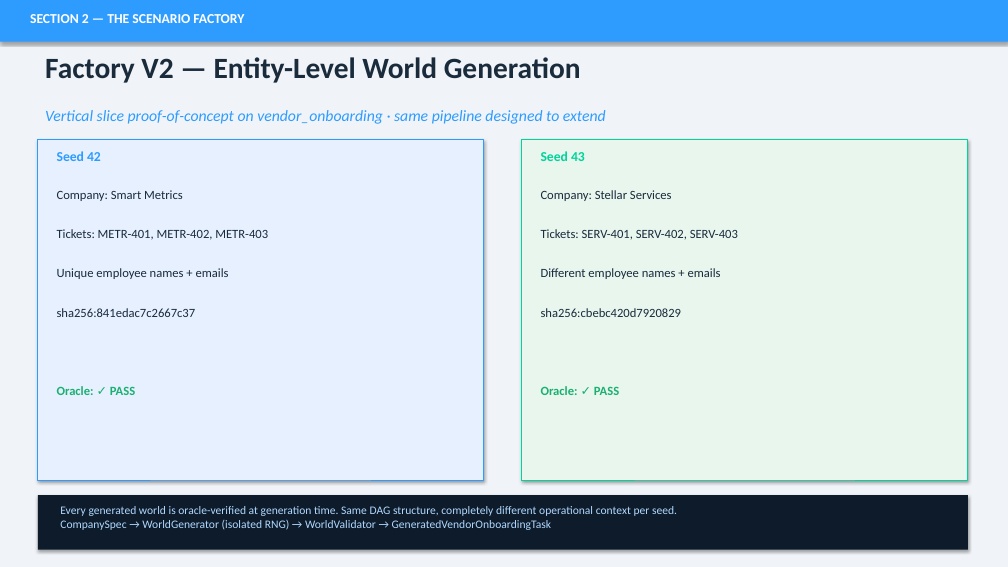
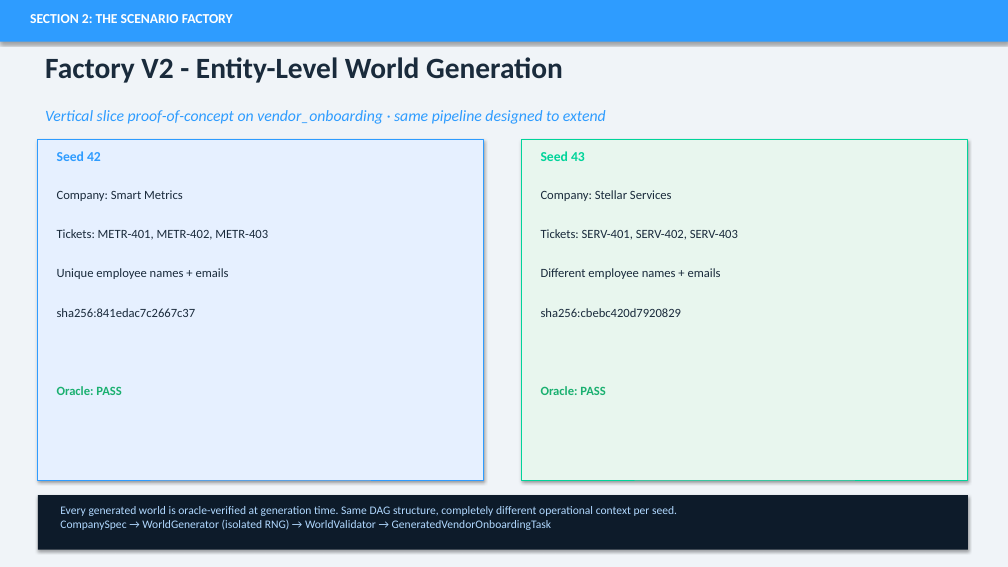
Before and after one commit to Gourang5/enterprise-marl-benchmark, a slide deck: slide 17 of deliverables/enterprise_marl_benchmark.pptx. Drawn at 1008x567 pixels with LibreOffice and Linux fonts; fonts in the diff are those of the drawing. Boxes give left, top, right and bottom in pixels: in the first picture for what was removed or moved away, otherwise in the second. Text is boxed around its words. In the diff, an @@ line names an element or a change of style, - is before the commit and + after.

```diff
--- a/deliverables/enterprise_marl_benchmark.pptx
+++ b/deliverables/enterprise_marl_benchmark.pptx
@@ text at (30, 14, 233, 23): text changed @@
-SECTION 2 — THE SCENARIO FACTORY
+SECTION 2: THE SCENARIO FACTORY
@@ text at (45, 57, 563, 83): text changed @@
-Factory V2 — Entity-Level World Generation
+Factory V2 - Entity-Level World Generation
@@ text at (57, 386, 121, 395): text changed @@
-Oracle: ✓ PASS
+Oracle: PASS
@@ text at (541, 386, 605, 395): text changed @@
-Oracle: ✓ PASS
+Oracle: PASS
```
Also in this commit, not shown: 18 other slides changed, 1 other file.
